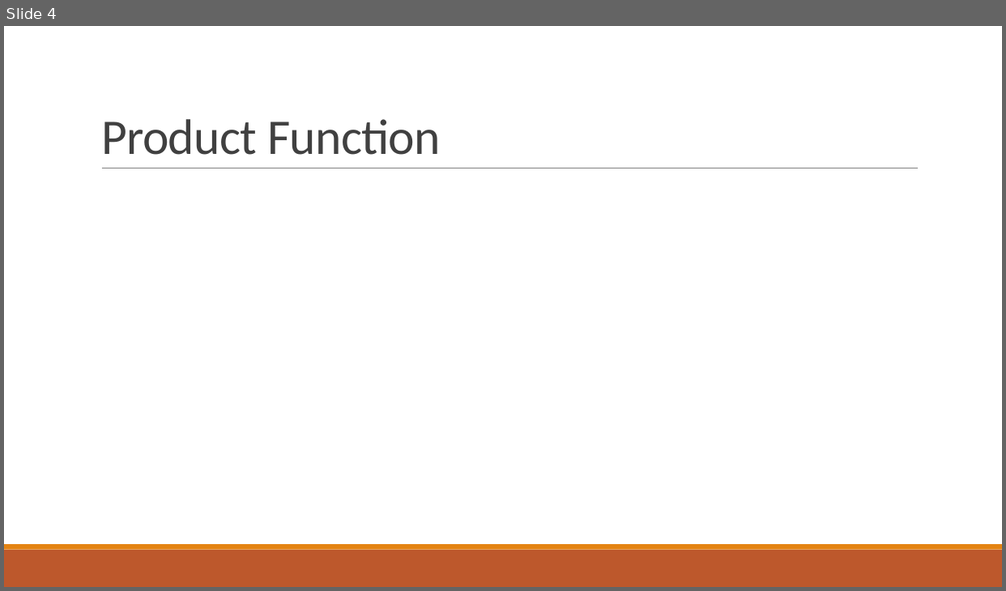
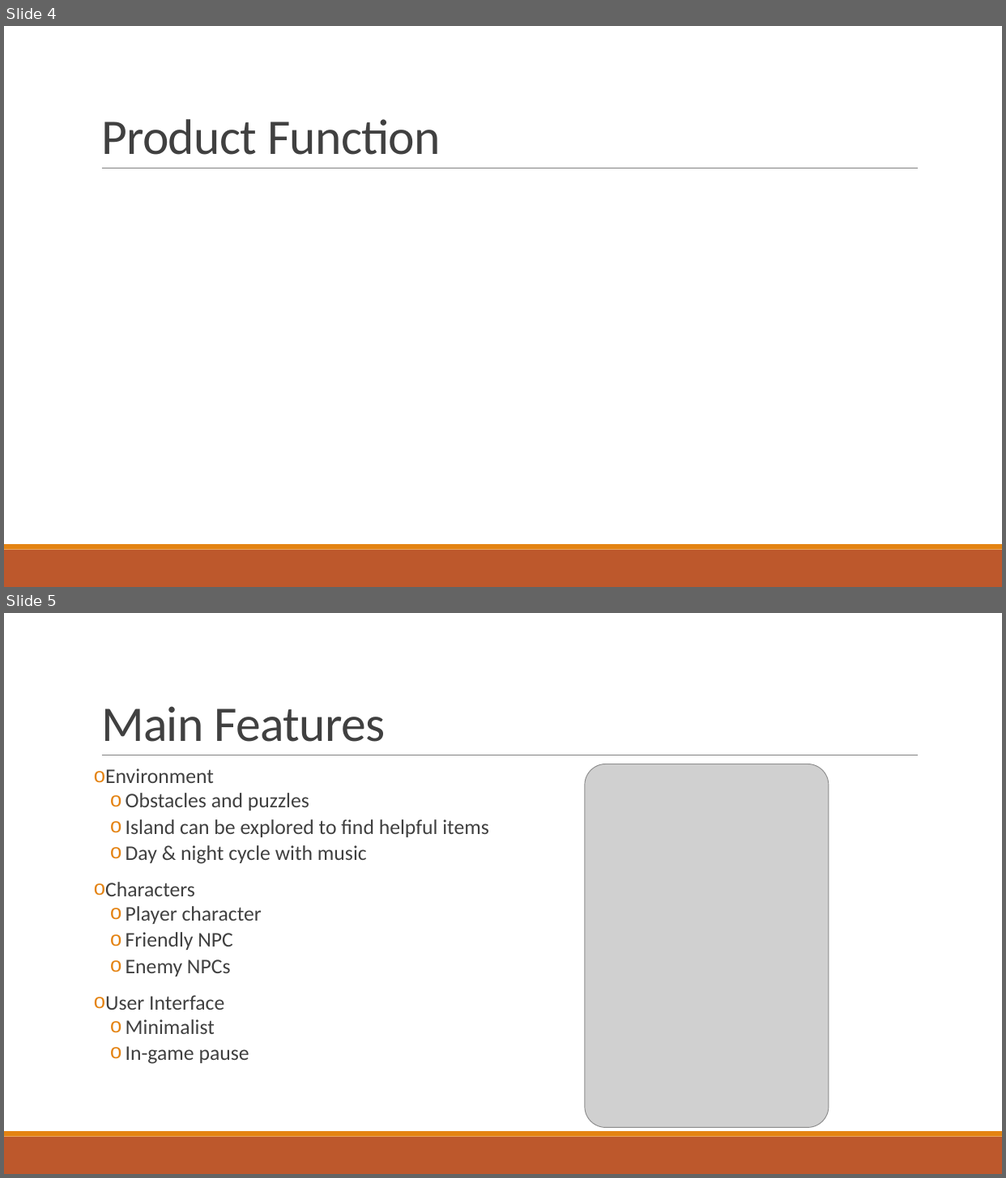
Before and after one commit to jonnynabors/Belly-Of-The-Beast, a slide deck: Documentation/UnityGameRequirementsPPT.pptx. Shown one above the other, each under a label of ours: slide 4 before the commit, slides 4 and 5 after it. The pictures are 1006x591 and 1006x1178 pixels, drawn with LibreOffice and Linux fonts; fonts in the diff are those of the drawing; grey boxes stand for pictures. Boxes give left, top, right and bottom in pixels: in the first picture for what was removed or moved away, otherwise in the second. Text is boxed around its words. In the diff, an @@ line names an element or a change of style, - is before the commit and + after.

Commit message:
Added pictures and some text

```diff
--- a/Documentation/UnityGameRequirementsPPT.pptx
+++ b/Documentation/UnityGameRequirementsPPT.pptx
@@ slide 5 added at (4,613,1002,1174), background #FFFFFF; not listed: 3 template elements that a slide beside it also shows @@
@@ title added at (101,706,385,742), 48 pt, text #404040 @@
+Main Features
@@ text added at (105,769,489,1064), 20 pt, text #404040 @@
+o Environment
+  o Obstacles and puzzles
+  o Island can be explored to find helpful items
+  o Day & night cycle with music
+o Characters
+  o Player character
+  o Friendly NPC
+  o Enemy NPCs
+o User Interface
+  o Minimalist
+  o In-game pause
@@ picture added at (585,764,829,1128) @@
```
Also in this commit, not shown: 3 slides changed, 5 other slides added, 5 slides removed.
